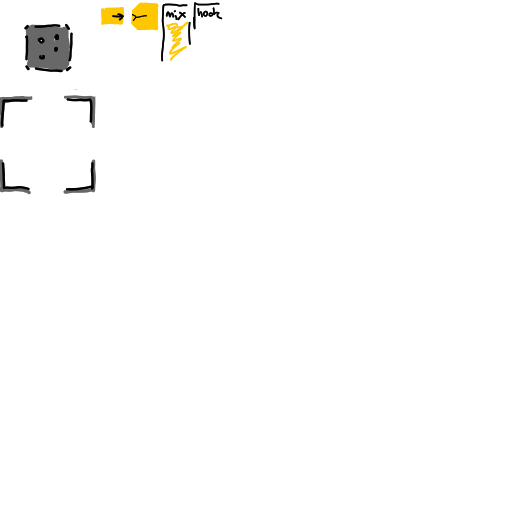
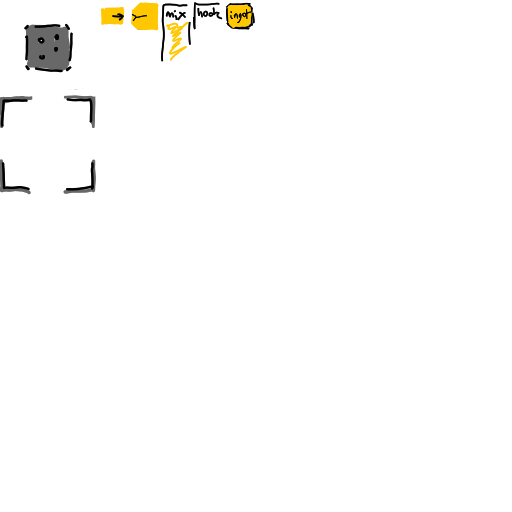
Layers edited between the first and the second 512 x 512 image:
painted on "Paint Layer 2" over (x1=226, y1=2, x2=255, y2=30)
